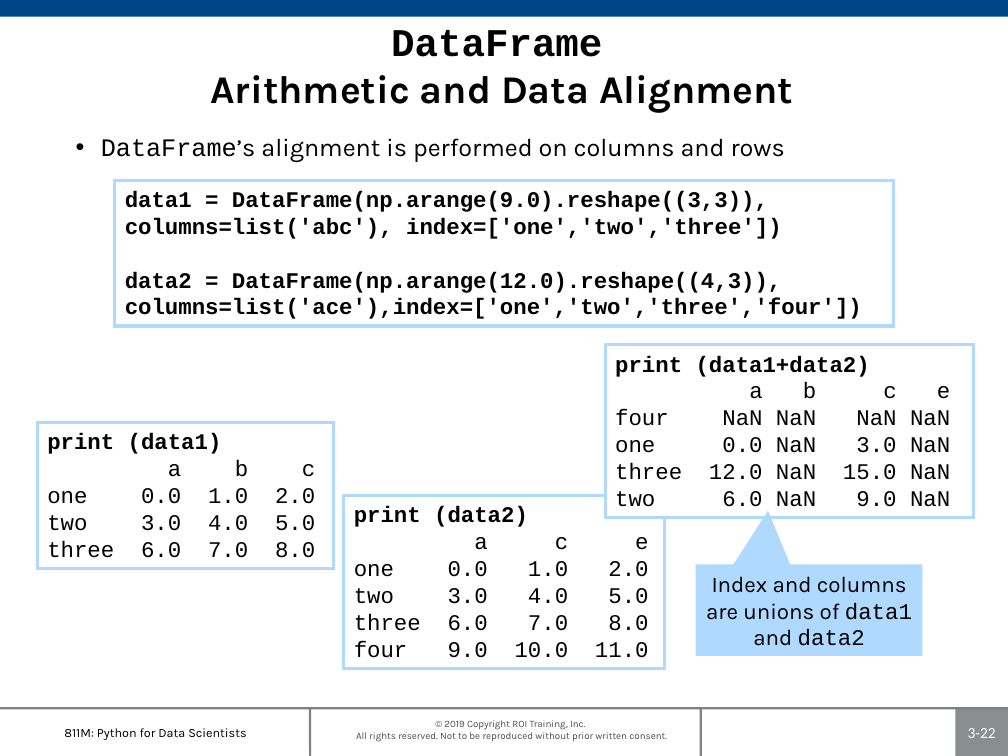
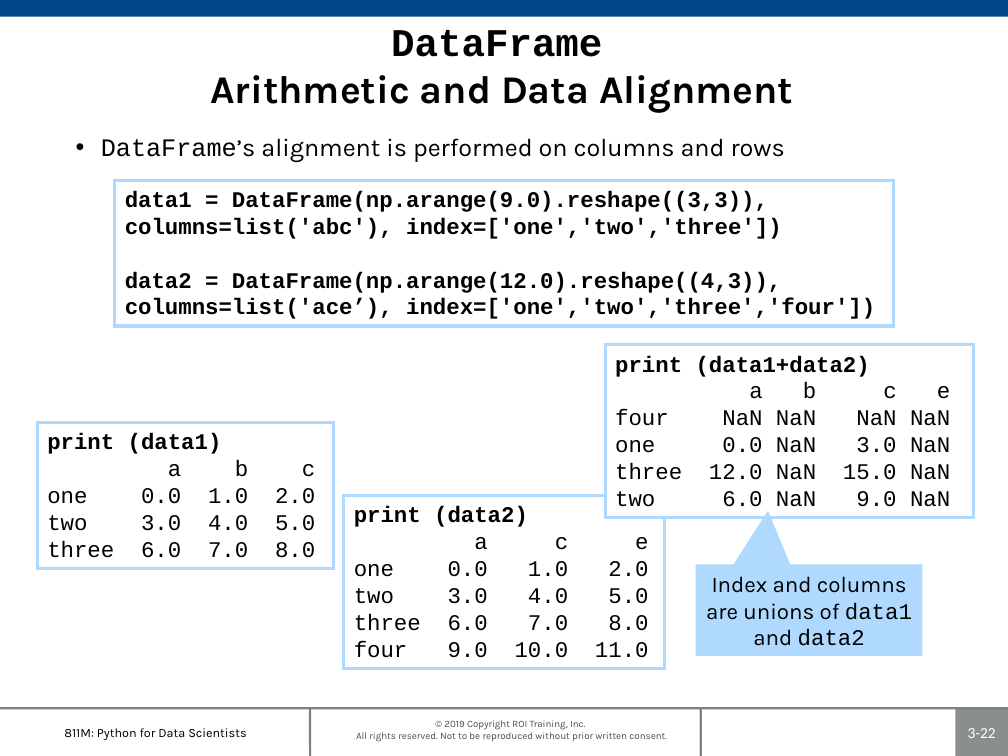
Before and after one commit to roitraining/PythonML, a slide deck: slide 22 of 811M-Ch03_Pandas.pptx. Drawn at 1008x756 pixels with LibreOffice and Linux fonts; fonts in the diff are those of the drawing; background and template pictures are left out. Boxes give left, top, right and bottom in pixels: in the first picture for what was removed or moved away, otherwise in the second. Text is boxed around its words. In the diff, an @@ line names an element or a change of style, - is before the commit and + after.

```diff
--- a/811M-Ch03_Pandas.pptx
+++ b/811M-Ch03_Pandas.pptx
@@ text in rectangle at (125,271,875,319): text changed @@
-data2 = DataFrame(np.arange(12.0).reshape((4,3)), columns=list('ace'),index=['one','two','three','four'])
+data2 = DataFrame(np.arange(12.0).reshape((4,3)), columns=list('ace’), index=['one','two','three','four'])
```
Also in this commit, not shown: 5 other slides changed, 7 other files.
